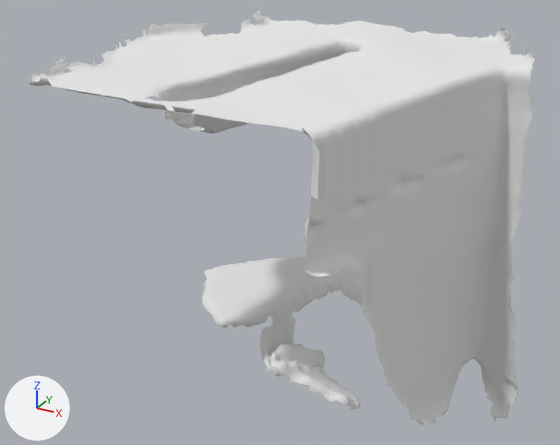
Two versions of the OBJ model Assets/ASL/Resources/ASL_ScannedRooms/Discovery/Discovery/Part6/Part6.obj, one commit apart.
Before and after are seen from a camera (50 mm lens) standing at (7.87, -15.9, 6.46) and looking at (3.56, -8.06, 2.54). Every picture has the same lights, and +X, +Y and +Z are marked at lower left. Where no turn or scale is listed for an object, it has been applied to the vertices.

The first picture shows 'Part6'.
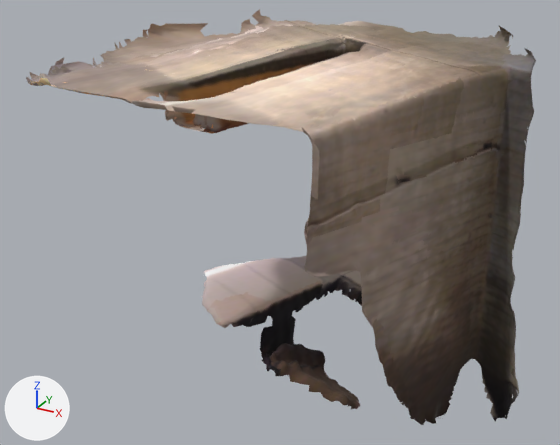
What differs and where, as boxes (x1, y1, x2, y2) in the pictures (560 x 445 px):
'Part6', surface changed (white to brown): (26, 9, 536, 425) in both

Diff of the bpy script that builds the scene:
```diff
--- a/Assets/ASL/Resources/ASL_ScannedRooms/Discovery/Discovery/Part6/Part6.obj.py
+++ b/Assets/ASL/Resources/ASL_ScannedRooms/Discovery/Discovery/Part6/Part6.obj.py
@@ img_model_jpg @@
+img_model_jpg = load_image('Model.jpg', 'Model.jpg', 3840, 2880, 'sRGB')
@@ mat_material0 @@
 mat_material0 = principled_material('material0')
-mat_material0.base_color = (0.8, 0.8, 0.8)  # white #e7e7e7
+mat_material0.texture = img_model_jpg
 mat_material0.roughness = 1.0
```
